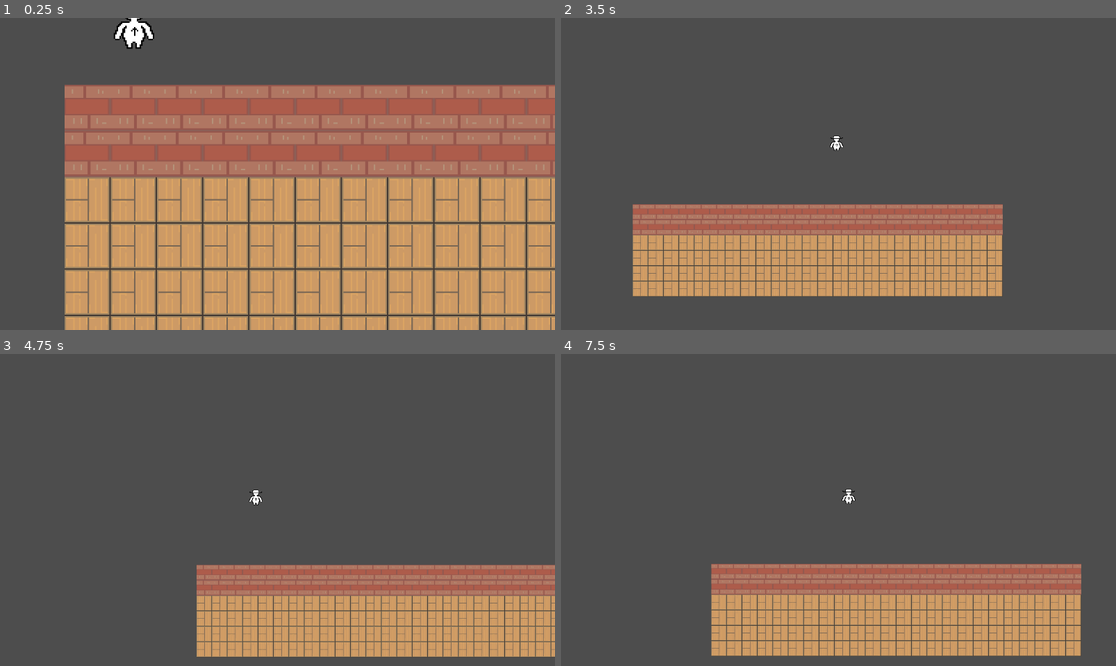
Above: before the commit, frames 1-4 (two rows, left to right).
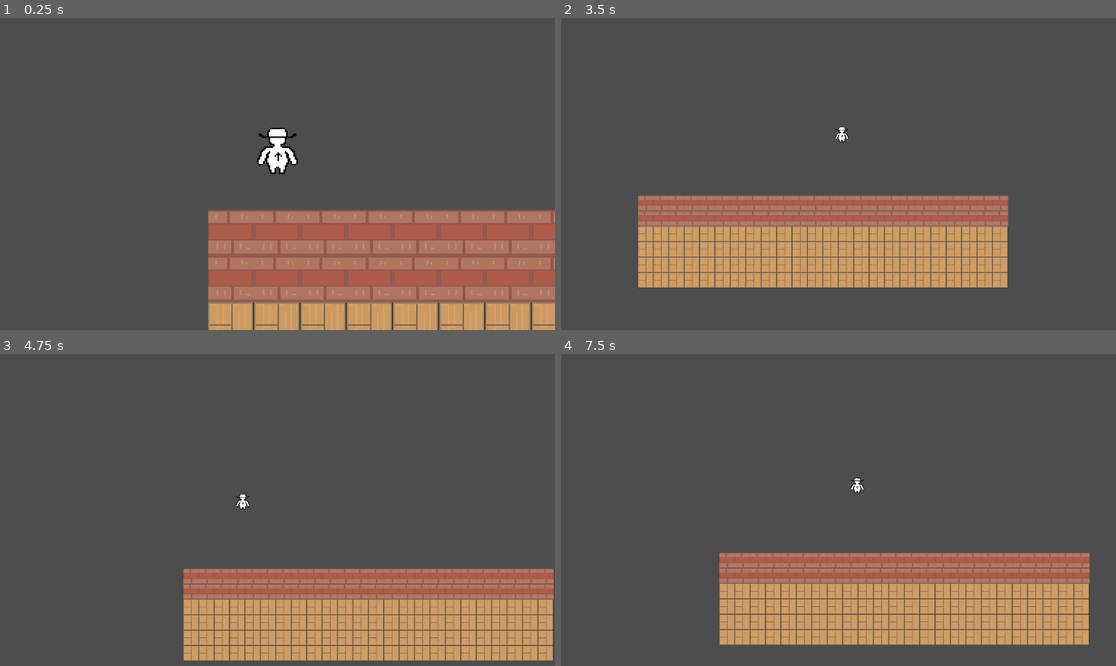
Above: after the commit, the same moments.

Repository: Kecreeper/Purloin
Game: Godot game, scene res://scenes/root.tscn
The game is run twice, just before and just after one commit, with the same random seed, the same clock (stepped at 60 frames per second) and the same inputs.
Inputs:
- Up to frame 1 (0.25 s): no input
- Up to frame 2 (3.5 s): tap Enter at 0.5 s; hold D (right) 0.53-1.28 s; hold S (down) 1.28-2.03 s; hold D (right) 2.03-2.78 s; hold W (up) from 2.78 s (still down)
- Up to frame 3 (4.75 s): release W (up) at 3.53 s; hold A (left) from 3.53 s (still down)
- Up to frame 4 (7.5 s): release A (left) at 5.03 s; hold S (down) 5.03-5.78 s; hold D (right) 5.78-6.53 s; hold W (up) 6.53-7.28 s; hold D (right) from 7.28 s (still down)

The runs differ from the first frame. In frame 1, 65% of the frame differs, in the area x 11-100%, y 0-100%; in frame 2, 13%; in frame 3, 12%; in frame 4, 14%.

Commit message:
smooth camera

Diff:
--- a/scenes/camera_2d.gd
+++ b/scenes/camera_2d.gd
@@ -1,8 +1,8 @@
 extends Camera2D
 
-@onready var player: CharacterBody2D = get_node("/root/Main/Player")
-
-var speed = 100
+@onready
+var player: CharacterBody2D = get_node("/root/Main/Player")
+var speed = 80
 
 func _ready() -> void:
 	position = player.position
@@ -13,5 +13,5 @@
 func distanceFromPlayer() -> float:
 	return player.position.distance_to(position)
 
-func _physics_process(_delta) -> void:
-	position = position + Vector2.from_angle(position.angle_to_point(player.position)) * speed
+func _process(delta) -> void:
+	position += (player.position - position).normalized()*speed*delta*(distanceFromPlayer()/25)
--- a/scenes/root.tscn
+++ b/scenes/root.tscn
@@ -30,7 +30,6 @@
 
 [node name="Camera2D" type="Camera2D" parent="."]
 position = Vector2(509, 227)
-position_smoothing_enabled = true
 script = ExtResource("3_sqa0i")
 
 [node name="Player" parent="." instance=ExtResource("3_jh1ax")]
